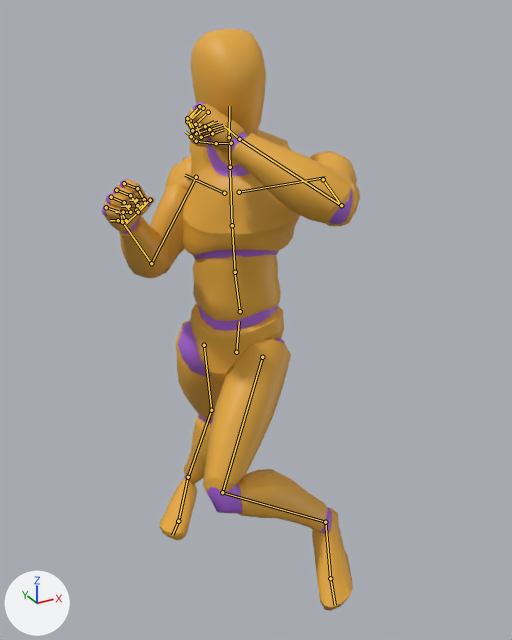
Renders of the glTF model public/models/quaternius/blender-kicks-core.glb from each side of a commit.
Before and after are seen from a 50 mm camera at (-1.019, -1.834, 1.75) aimed at (-0.112, -0.184, 0.925). Arrows for +X, +Y and +Z are at lower left; the lights stay in place. The picture after the commit comes second. Both versions are drawn at frame 5 of the action 'BF_LowKick_L'; the numbers are the values there. The bones that change, and the others that lie on the model, are drawn over the model as lines.

Names of what the first picture shows: 'Mannequin'.
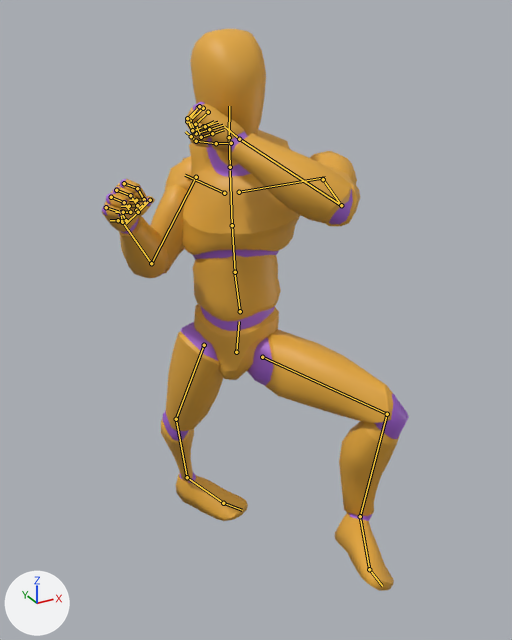
What differs and where, as boxes (x1, y1, x2, y2) in the pictures (512 x 640 px):
'Mannequin', posed (19% wider)
    before: (102, 29, 360, 611)
    after: (102, 29, 409, 591)
bone 'thigh_l', root to tip
    before: (262, 357) to (222, 492)
    after: (262, 357) to (387, 414)
bone 'foot_l', root to tip
    before: (325, 522) to (330, 578)
    after: (360, 516) to (369, 569)
bone 'thigh_r', root to tip
    before: (204, 345) to (211, 410)
    after: (204, 345) to (176, 419)
bone 'foot_r', root to tip
    before: (188, 477) to (178, 521)
    after: (187, 477) to (223, 503)

The edits, one by one:
Bone 'thigh_l' (bone_thigh_l) turns from (-37, 33, -19) to (-46, -65, -40) degrees about its own x, y and z.
Bone 'foot_l' (bone_foot_l) turns from (-6, -47, 14) to (-4, -3, 68) degrees about its own x, y and z.
Bone 'thigh_r' (bone_thigh_r) turns from (91, 49, 93) to (68, -59, -46) degrees about its own x, y and z.
Bone 'foot_r' (bone_foot_r) turns from (31, -1, -134) to (13, -29, -51) degrees about its own x, y and z.
